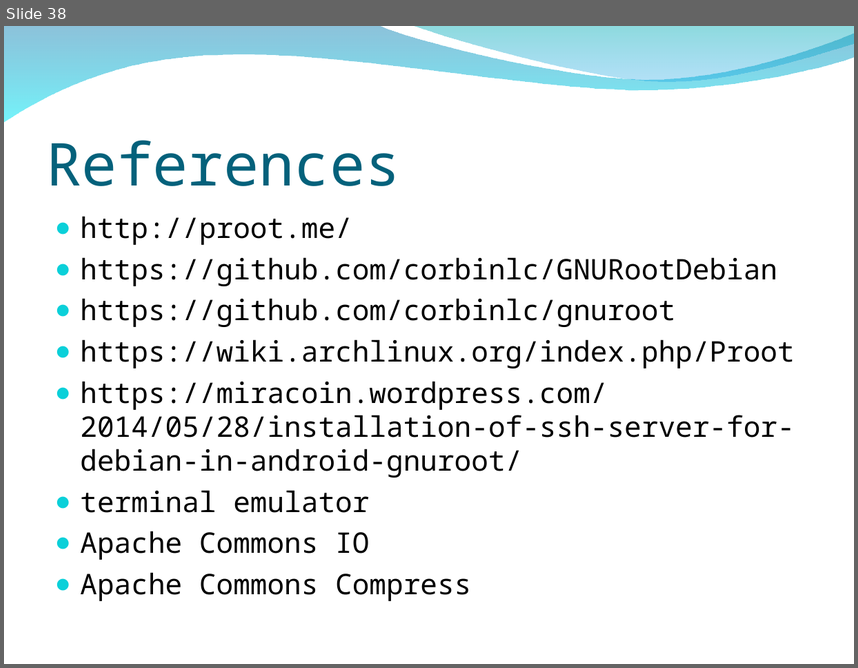
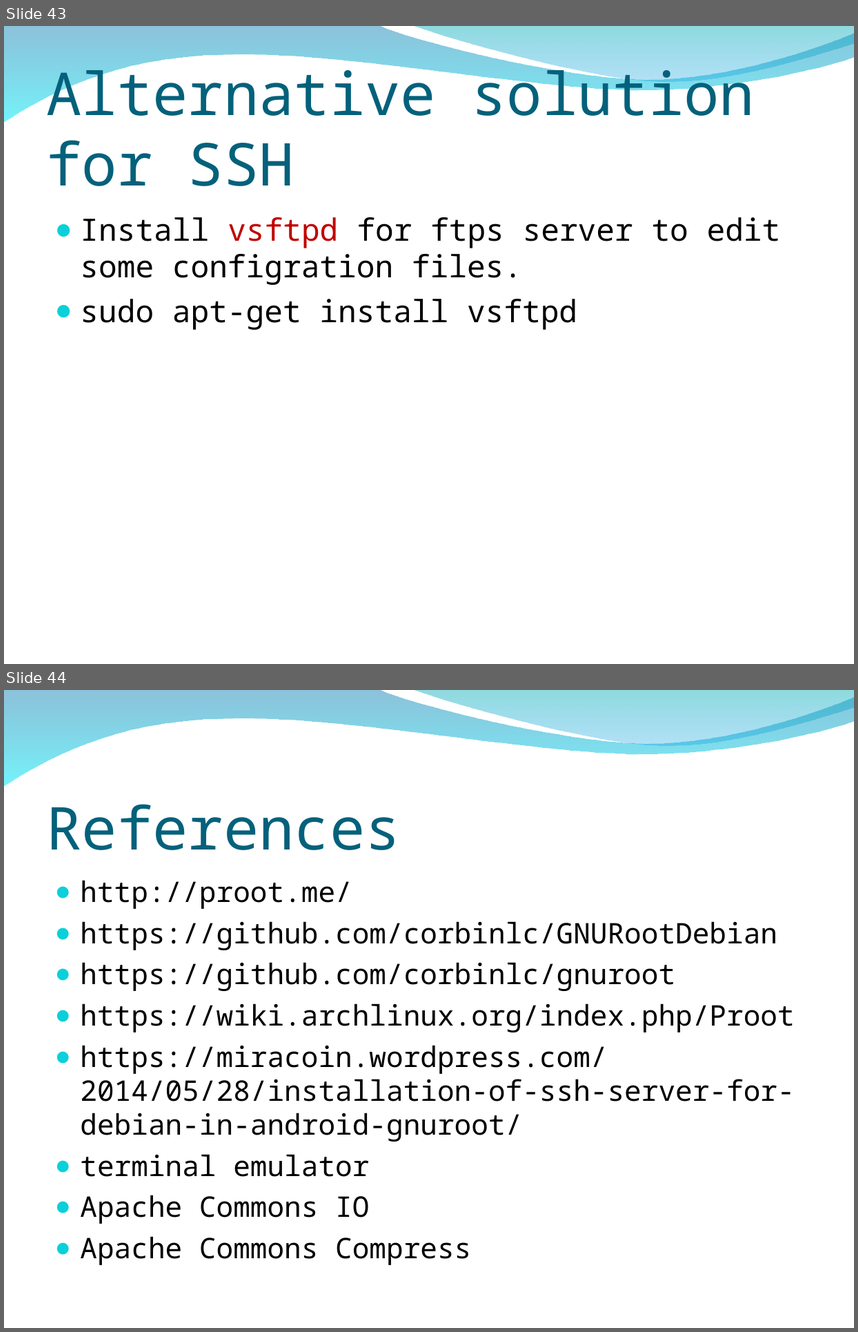
Before and after one commit to peter279k/regular_meeting, a slide deck: Proot.ppt. Shown one above the other, each under a label of ours: slide 38 before the commit, slides 43 and 44 after it. The pictures are 858x668 and 858x1332 pixels, drawn with LibreOffice and Linux fonts; fonts in the diff are those of the drawing; background and template pictures are left out. Boxes give left, top, right and bottom in pixels: in the first picture for what was removed or moved away, otherwise in the second. Text is boxed around its words. In the diff, an @@ line names an element or a change of style, - is before the commit and + after.

```diff
--- a/Proot.ppt
+++ b/Proot.ppt
@@ slide 43 added at [4,26,854,664], background picture (left out); not listed: 2 template elements that a slide beside it also shows @@
@@ title added at [47,60,755,186], 50 pt, text #04617B @@
+Alternative solution for SSH
@@ text added at [80,217,781,330], 26 pt, text #000000 @@
+● Install vsftpd for ftps server to edit some configration files.
+● sudo apt-get install vsftpd
@@ what was slide 38 is now slide 44 @@
```
Also in this commit, not shown: 6 other slides added, 1 slide removed.
